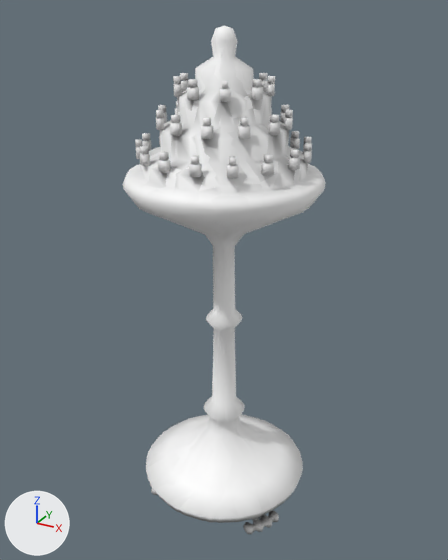
A saved change to the glTF model public/models/props/m_burner.glb.
Rendered twice from a camera (50 mm lens) standing at (0.525, -0.955, 0.977) and looking at (-0.004, 0.007, 0.496). Arrows for +X, +Y and +Z are at lower left; the lights stay in place. The older version comes first.

The scene before the commit, as lines of its bpy script (objects in view):
```python
me_lod0__bronze = bpy.data.meshes.new('lod0__bronze')
me_lod0__bronze.from_pydata(...)  # 2149 vertices, 3998 faces; spans x -0.18..0.18, y -0.18..0.18, z 0.005..0.95
me_lod0__bronze.materials.append(mat_defaultmaterial)
me_lod1__bronze = bpy.data.meshes.new('lod1__bronze')
me_lod1__bronze.from_pydata(...)  # 850 vertices, 1400 faces; spans x -0.179..0.179, y -0.179..0.179, z 0.005..0.95
me_lod1__bronze.materials.append(mat_defaultmaterial_001)
ob_lod0__bronze = bpy.data.objects.new('lod0__bronze', me_lod0__bronze)
ob_lod0__bronze.location = (0.0, 0.0, 0.0)
ob_lod1__bronze = bpy.data.objects.new('lod1__bronze', me_lod1__bronze)
ob_lod1__bronze.location = (0.0, 0.0, 0.0)
```
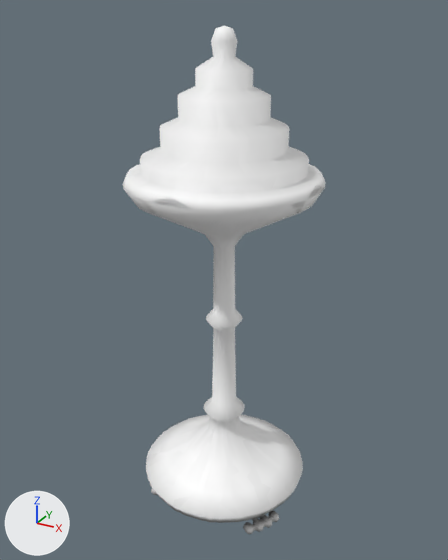
Where the change shows, as pixel boxes (x1, y1, x2, y2) in the pictures (448 x 560 px; the box of a moved part takes in the faces that stretch with it):
'lod0__bronze', reshaped: before (123, 26, 326, 534); after (123, 26, 325, 534)
'lod1__bronze', reshaped: before (123, 26, 325, 534); after (123, 26, 326, 534)
part 1 of me_lod0__bronze, deleted: before (135, 73, 312, 178)
part 2 of me_lod0__bronze, moved or reshaped: before (180, 41, 270, 102); after (178, 41, 271, 102)
part 3 of me_lod0__bronze, recoloured: (137, 84, 325, 521) in both
part 4 of me_lod1__bronze, deleted: before (160, 74, 312, 150)
part 5 of me_lod1__bronze, moved or reshaped: before (123, 41, 325, 331); after (123, 41, 326, 332)
part 6 of me_lod1__bronze, edited (looks the same): (126, 40, 325, 529) in both

What the commit changed:
me_lod0__bronze is used by ob_lod0__bronze; location (0.0, 0.0, 0.0).
me_lod0__bronze had 2149 vertices, 3998 faces and spanned x -0.18..0.18, y -0.18..0.18, z 0.005..0.95.
me_lod0__bronze now has 2002 vertices, 4000 faces and spans x -0.18..0.18, y -0.18..0.18, z 0.005..0.95.
me_lod0__bronze part 1: 74 loose pieces with 630 vertices, spanning x -0.152..0.152, y -0.152..0.152, z 0.737..0.872, are deleted.
me_lod0__bronze part 2: 8 vertices moved from x -0.048..0.048, y -0.048..0.048, z 0.855..0.884 to x -0.047..0.047, y -0.047..0.047, z 0.855..0.883; 20 vertices removed from x -0.049..0.049, y -0.049..0.049, z 0.855..0.903; 48 vertices added at x -0.049..0.049, y -0.049..0.049, z 0.855..0.903.
me_lod0__bronze part 3: 865 kept faces spanning x -0.18..0.175, y -0.175..0.175, z 0.006..0.945 get new vertex colours.
Other edits to the shape of me_lod0__bronze do not show in these pictures.
me_lod1__bronze is used by ob_lod1__bronze; location (0.0, 0.0, 0.0).
me_lod1__bronze had 850 vertices, 1400 faces and spanned x -0.179..0.179, y -0.179..0.179, z 0.005..0.95.
me_lod1__bronze now has 702 vertices, 1400 faces and spans x -0.18..0.18, y -0.18..0.18, z 0.005..0.95.
me_lod1__bronze part 4: 74 loose pieces with 325 vertices, spanning x -0.151..0.151, y -0.151..0.151, z 0.737..0.872, are deleted.
me_lod1__bronze part 5: 33 vertices moved from x -0.179..0.179, y -0.179..0.179, z 0.418..0.884 to x -0.175..0.175, y -0.175..0.175, z 0.418..0.883; 58 vertices removed from x -0.172..0.172, y -0.172..0.172, z 0.437..0.903; 95 vertices added at x -0.18..0.18, y -0.18..0.18, z 0.437..0.903.
me_lod1__bronze part 6: 159 kept faces spanning x -0.175..0.175, y -0.175..0.173, z 0.005..0.946 get new vertex colours; the middle colour goes from white #f8f8f8 to white #fafafa.
Other edits to the shape of me_lod1__bronze do not show in these pictures.
